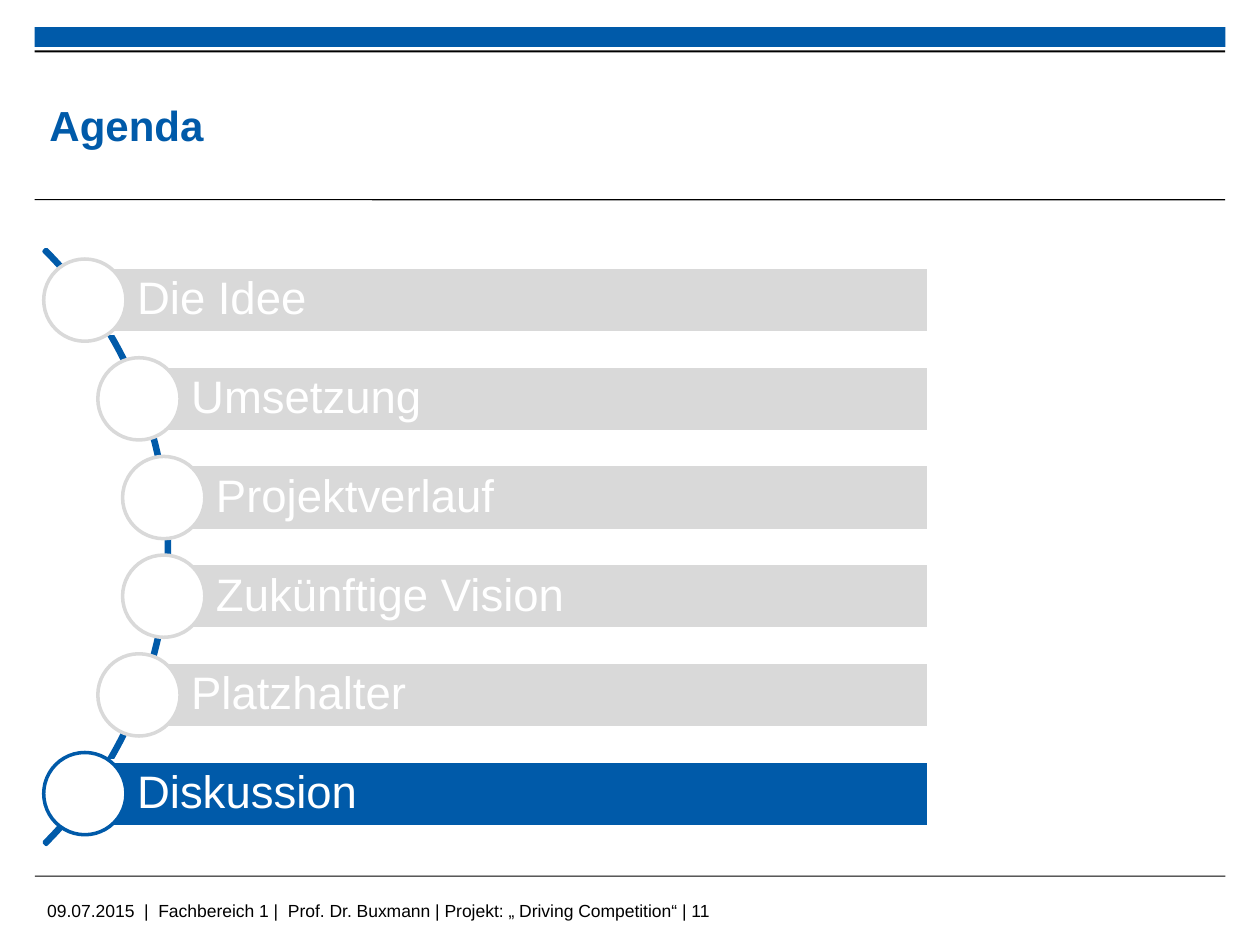
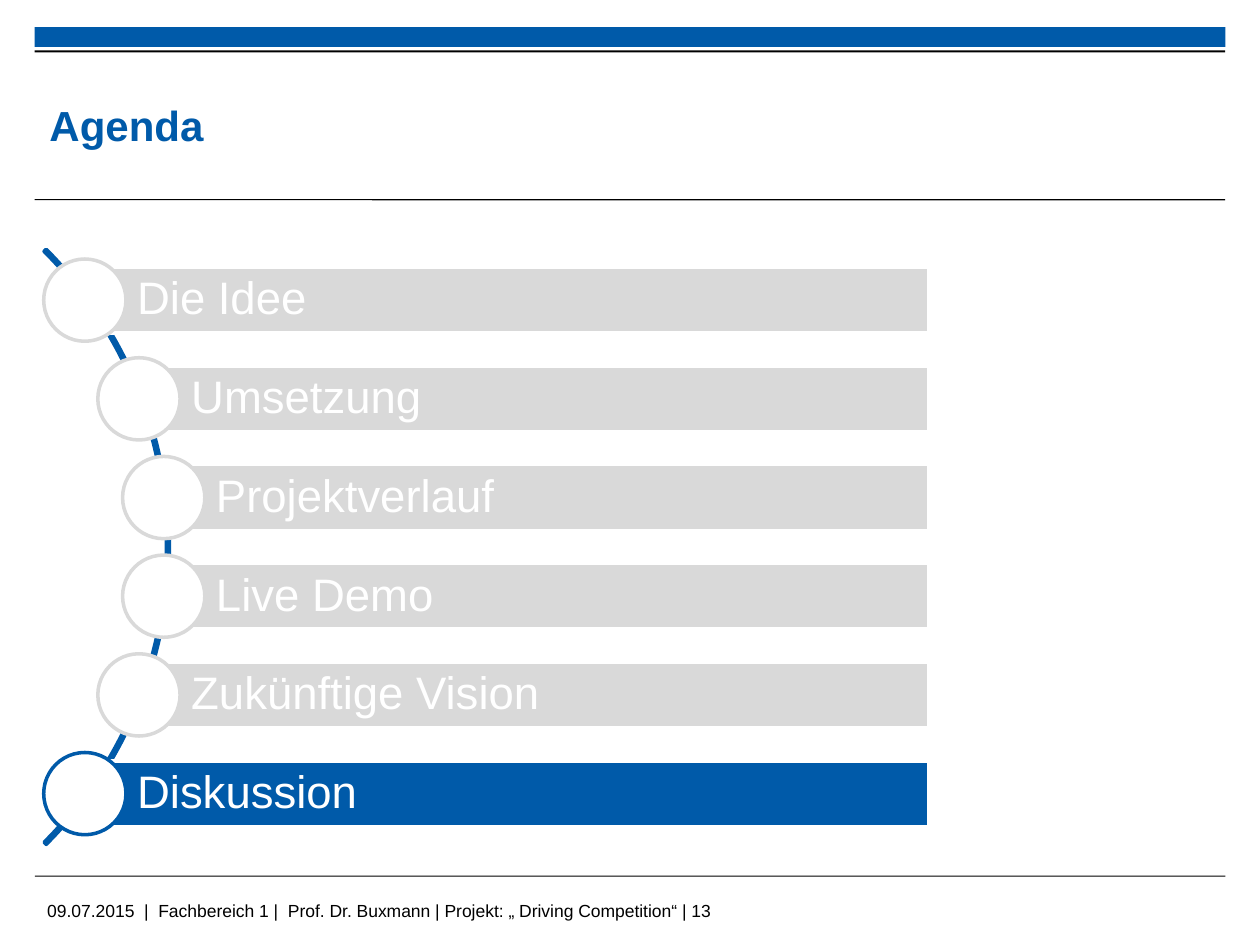
Before and after one commit to kolhagen/drivingcompetition, a slide deck: slide 13 of Big Data - Driving Compitiion.pptx (slide 11 before the commit). Drawn at 1260x945 pixels with LibreOffice and Linux fonts; fonts in the diff are those of the drawing; background and template pictures are left out. Boxes give left, top, right and bottom in pixels: in the first picture for what was removed or moved away, otherwise in the second. Text is boxed around its words. In the diff, an @@ line names an element or a change of style, - is before the commit and + after.

```diff
--- a/Big Data - Driving Compitiion.pptx
+++ b/Big Data - Driving Compitiion.pptx
@@ text added at bbox=[216, 570, 433, 621], 26 pt, text #FFFFFF @@
+Live Demo
@@ text "Zukünftige Vision": place and size @@
-text "Zukünftige Vision" at bbox=[216, 570, 564, 621]
+text "Zukünftige Vision" at bbox=[191, 669, 539, 720]
@@ text removed at bbox=[191, 669, 406, 720] @@
-Platzhalter
@@ text at bbox=[47, 904, 710, 921]: text changed @@
-09.07.2015 | Fachbereich 1 | Prof. Dr. Buxmann | Projekt: „ Driving Competition“ | 11
+09.07.2015 | Fachbereich 1 | Prof. Dr. Buxmann | Projekt: „ Driving Competition“ | 13
```
Also in this commit, not shown: 9 other slides changed, 3 slides added.
